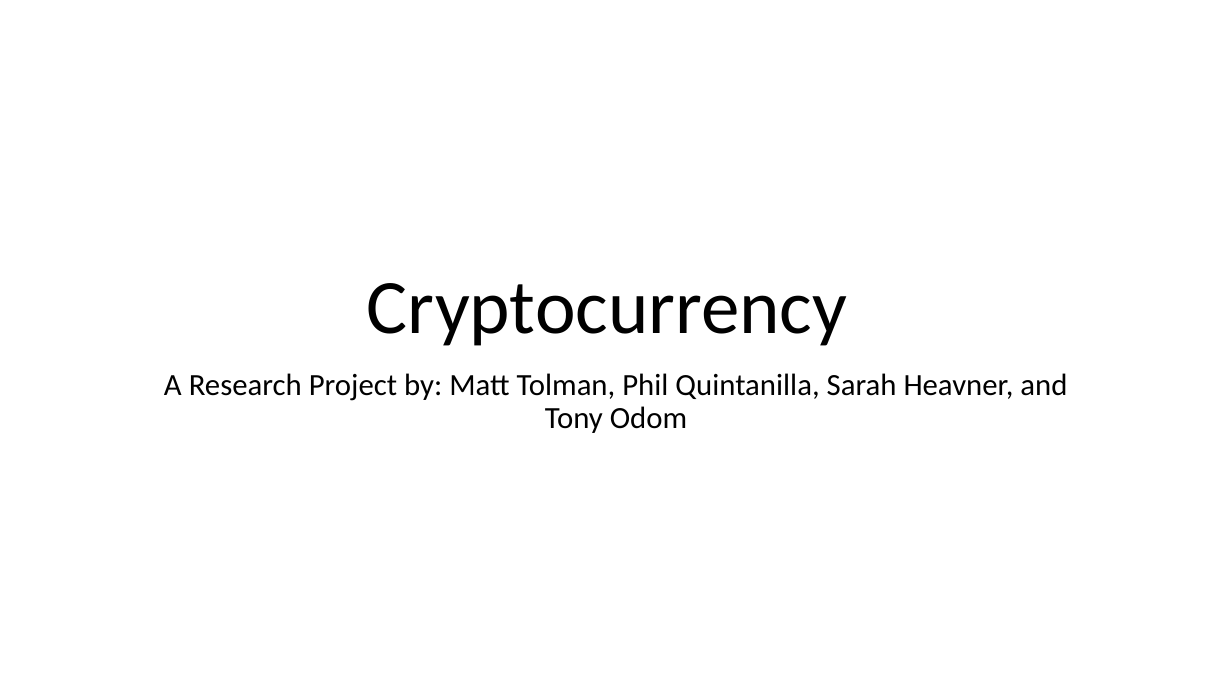
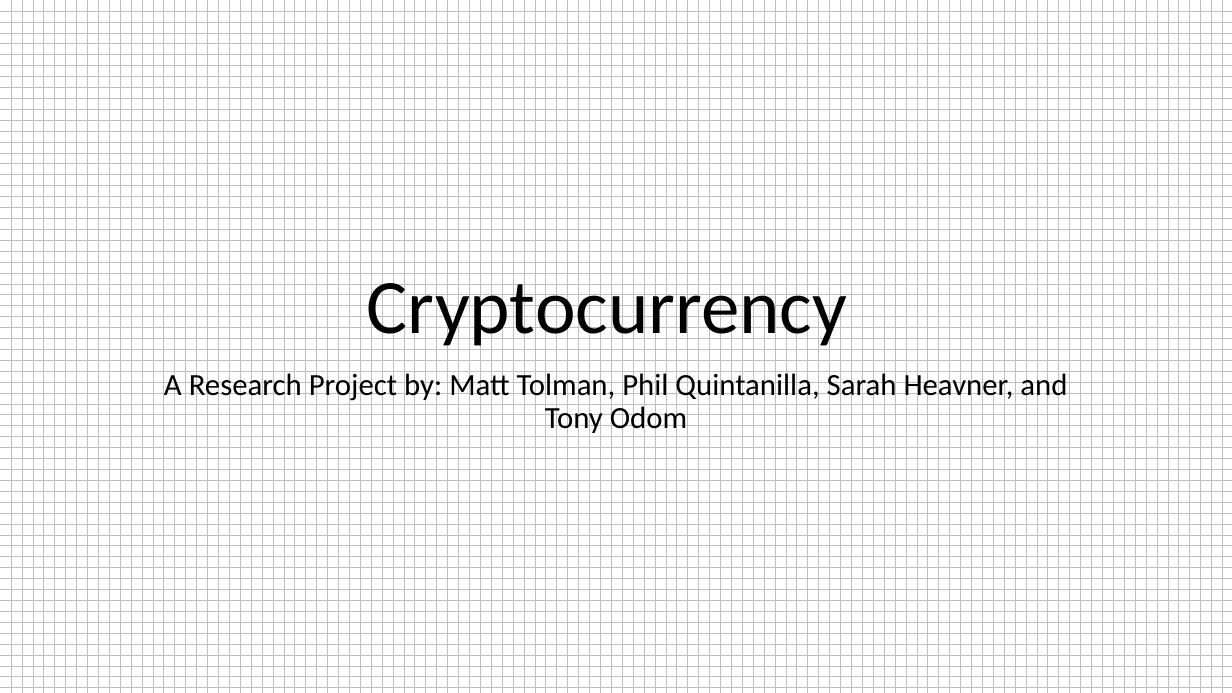
Before and after one commit to sarahheavner/Project1, a slide deck: slide 1 of Cryptocurrency_Presentation.pptx. Drawn at 1232x693 pixels with LibreOffice and Linux fonts; fonts in the diff are those of the drawing. Boxes give left, top, right and bottom in pixels: in the first picture for what was removed or moved away, otherwise in the second. Text is boxed around its words. In the diff, an @@ line names an element or a change of style, - is before the commit and + after.

```diff
--- a/Cryptocurrency_Presentation.pptx
+++ b/Cryptocurrency_Presentation.pptx
@@ background #FFFFFF to pattern #BFBFBF on #FFFFFF @@
```
Also in this commit, not shown: 7 other slides changed, 1 slide added, 1 other file.
